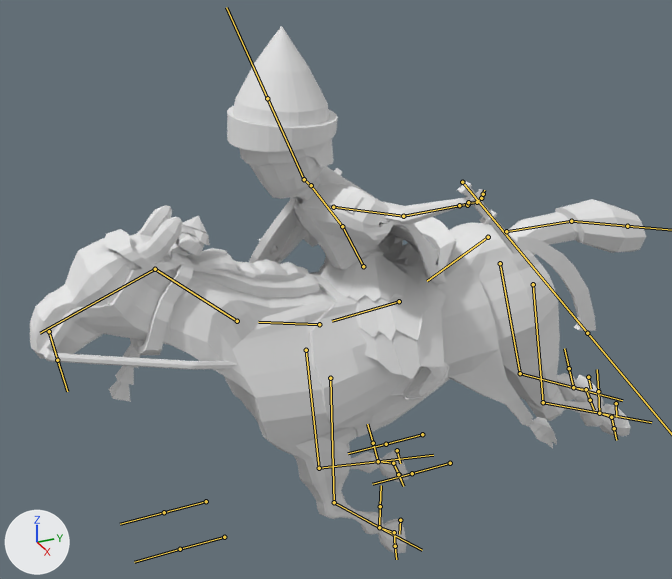
Two versions of the FBX model Map/Assets/Models/Sumerians/Sumerian_cavalry/Sumerian_cavalry.fbx, one commit apart.
The view is the same before and after, from a 50 mm camera at (4.5, -2.72, 4.23) aimed at (-0.19, -0.61, 1.89). The axes (+X, +Y, +Z) are drawn at lower left. The lights are the same throughout. Both versions are drawn at frame 6 of the action 'Armature|Sumerian_Cavalry_Run'; the numbers are the values there. The bones that bend it are drawn over the model as lines.

Names of what the first picture shows: 'Sumerian'.
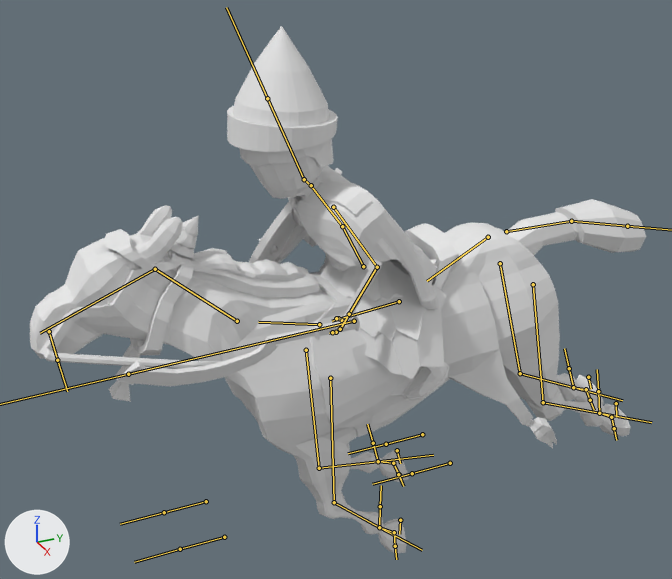
What the commit changed:
Bone 'Brazo.L' (bone_brazo_l) turns from (-49, 32, -6) to (0, 0, 0) degrees about its own x, y and z.
Bone 'Antebrazo.L' (bone_antebrazo_l) turns from (-74, 8, -13) to (0, 0, 0) degrees about its own x, y and z.

Where the change shows, as pixel boxes [x1, y1, x2, y2] in the pictures (672 x 579 px):
'Sumerian', posed: [30, 26, 646, 553] in both
bone 'Brazo.L', root to tip: before (333, 207) to (403, 216); after (333, 207) to (377, 267)
bone 'Antebrazo.L', root to tip: before (403, 216) to (459, 205); after (377, 267) to (349, 314)
